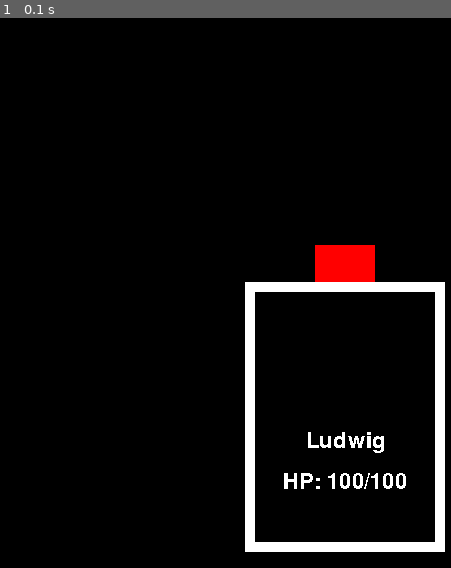
Above: before the commit, frame 1.
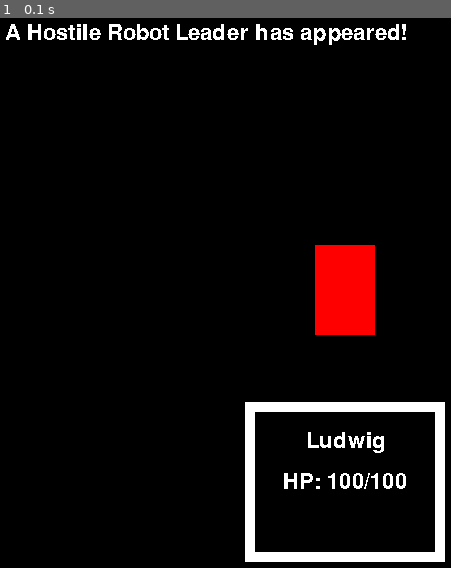
Above: after the commit, the same moment.

Repository: eduardoluis11/final-project-cs50-python
Game: pygame game, started from final-project.py
Two runs of this game, one before a commit and one after it. Both use one fixed random seed, a clock stepped at 60 frames per second and the inputs below.
Inputs:
- Up to frame 1 (0.1 s): no input

The runs differ from the first frame. In frame 1, 6.1% of the frame differs, in the area x 1-99%, y 1-99%.

Commit message:
Created 1st Battle Message
For the time being, I'm rendering the battle messages in the top left area of the screen. I only print "A Hostile Robot Leader has appeared!" at the start of the battle. I will now insert a black rectangle within a white rectangle, which will serve as the dialogue box where the battle messages will be rendered.

Diff:
--- a/final-project.py
+++ b/final-project.py
@@ -107,6 +107,42 @@
 height of the rectangle (source: Pygame’s official documentation at https://www.pygame.org/docs/ref/rect.html ). If
 I want to draw square, I would just put the width and the height as the same value while using draw.rect(). Now, I have
 a black rectangle with a white border.
+
+Now, I will add a new text at the top that says “A Hostile Robot Leader has ambushed you / has shown up!”, to indicate
+that combat has begun for the boss battle.
+
+To read through the dialogues and windows move (i.e: when the messages “a wild Hostile Robot Boss has shown up!”,
+“the Hostile Robot has hit you for 10 HP of damage”), you will have to press “Z”, right shift, space, left mouse click,
+etc. That is, you will have to press “Z” to read each combat dialogue message, just like in the Pokemon games. The
+messages won’t go by automatically.
+
+The battle messages should be in a variable, and the variable should be constantly updated. Otherwise, I would need to
+constantly create new battle messages. I should have the following:
+    A message for when the battle starts.
+    A message for when the enemy hurts you.
+    A message for when you hurt the enemy.
+    A message for when you lose.
+    A message for when you defeat the enemy.
+
+And remember that the amounts in which the enemy will hurt you and you will hurt the enemy will be random like in the
+Final Fantasy games (i.e: you make “20”, “30”, “22”, etc, of damage, instead of a fixed amount). For that, I won’t
+create a different surface for each of those messages. Instead, I will store each message in a variable, and render the
+variable when needed.
+
+Also, since the battle menu and the battle messages will be rendered in the same Pygame rectangle, I will create only 1
+rectangle that I will re-use for both the Battle Menu and the Battle messages. I will create multiple surfaces (1 for
+the battle Menu, and 1 for the battle messages), but I will re-use the same Pygame rectangle.
+
+I could create 2 functions: one for when the enemy attacks the user, and another one for when the user attacks the
+enemy. Or it could be the same function.
+
+And I could make a function for when you have to use the Battle Menu (for instance, for if you want to choose “attack”,
+“defend”, or “use item”).
+
+Since the number of turns really doesn’t matter for my game, I could simply put the default message / string in the
+“battle messages” variable to be “an enemy has appeared!”. I will do that since that message will be rendered only in
+the very first turn, and won’t be shown up ever again (unless the user returns to the “Press Start” screen after
+winning or losing the battle).
 """
 
 import pygame
@@ -125,8 +161,8 @@
 
 # This specifies the font that I will use, and its size. At least, I will use this for the playable character's name.
 game_font = pygame.font.Font(None, 32)
-
-players_current_hp = 100    # This stores the current HP for the player. This goes down if the enemy hurts you.
+players_current_hp = 100  # This stores the current HP for the player. This goes down if the enemy hurts you.
+battle_message = "A Hostile Robot Leader has appeared!"  # Battle message. This will change throughout the game.
 
 # Sprites and surface
 # This loads the enemy sprite, but doesn't render it yet (source:
@@ -138,6 +174,11 @@
 enemy_rectangle = enemy_surface.get_rect(center=(360, 288))
 
 # Text surfaces and rectangles.
+
+# Surface for the Battle Messages
+battle_messages_surface = game_font.render(battle_message, False, 'White')
+battle_messages_rectangle = battle_messages_surface.get_rect(topleft=(20, 20))  # Battle messages' rectangle
+
 # Surface for the Playable Character's name
 playable_characters_name_surface = game_font.render('Ludwig', False, 'White')
 
@@ -152,8 +193,6 @@
 # End of text surfaces
 
 
-
-
 while True:  # Infinite loop that will pretty much make the entire game run
 
     # For any input taken by the user (such as clicking the mouse or closing the window)
@@ -171,13 +210,19 @@
     # This renders the enemy's sprite. The position will be rendered with a rectangle.
     game_window.blit(enemy_surface, enemy_rectangle)
 
+    # Battle Messages' UI.
+    # This renders the text for the current battle message
+    game_window.blit(battle_messages_surface, battle_messages_rectangle)
+
+    # End of the Battle Messages' UI.
+
     # Player's UI.
     # White rectangle. This will act as a border for a black box / rectangle that will contain the player's stats.
     # I'll look up Pygame's documentation to learn how to draw a box / rectangle with custom dimensions.
-    pygame.draw.rect(game_window, 'White', ((260, 280), (200, 270)))
+    pygame.draw.rect(game_window, 'White', ((260, 400), (200, 160)))
 
     # Black rectangle. This rectangle needs to be within the white rectangle so that my white text can be read.
-    pygame.draw.rect(game_window, 'Black', ((270, 290), (180, 250)))
+    pygame.draw.rect(game_window, 'Black', ((270, 410), (180, 140)))
 
     # pygame.Rect((360, 280), (200, 50))
 
